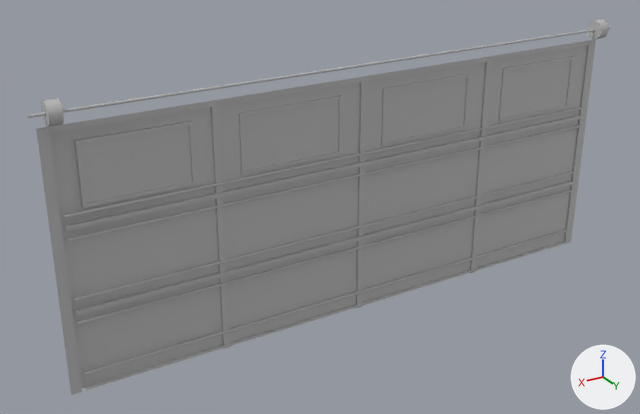
A saved change to the FBX model Assets/Art/CustomAssets/Garage/garageDoor.fbx.
Camera for both pictures: a camera (50 mm lens) standing at (3.96, 5.82, 4.03) and looking at (0.37, -0.15, 1.04). The axes (+X, +Y, +Z) are drawn at lower right. The lights are the same throughout. Where no turn or scale is listed for an object, it has been applied to the vertices.

The older version as bpy lines, for what is in view:
```python
me_mesh = bpy.data.meshes.new('Mesh')
me_mesh.from_pydata(...)  # 278 vertices, 215 faces; spans x -2.72..2.72, y -0.12..0.12, z -0.01..2.37
me_mesh.materials.append(mat_lambert1)  # grey #bcbcbc
ob_garagedoor = bpy.data.objects.new('garageDoor', me_mesh)
ob_garagedoor.location = (0.0, 0.0, 0.0)
```
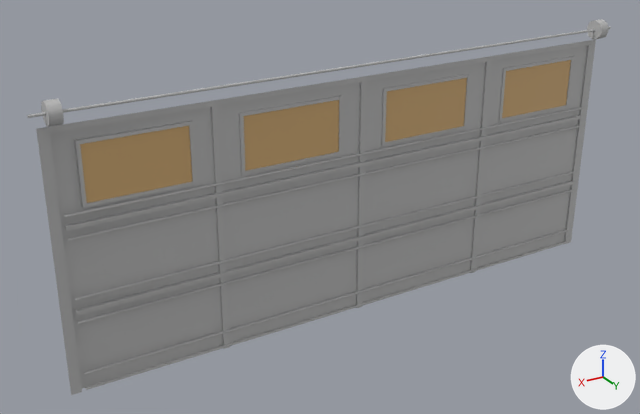
Location of each change, [x1, y1, x2, y2] in pixels of the pictures (640 x 414 px):
part 1 of me_mesh, recoloured: [80, 60, 571, 203] in both

Diff of the bpy script that builds the scene:
```diff
--- a/Assets/Art/CustomAssets/Garage/garageDoor.fbx.py
+++ b/Assets/Art/CustomAssets/Garage/garageDoor.fbx.py
@@ mat_lambert14 @@
+mat_lambert14 = principled_material('lambert14')
+mat_lambert14.base_color = (0.642, 0.414, 0.177)  # beige #d2ac75
@@ me_mesh @@
 me_mesh.from_pydata(...)  # 278 vertices, 215 faces; spans x -2.72..2.72, y -0.12..0.12, z -0.01..2.37
 # used by ob_garagedoor; location = (0.0, 0.0, 0.0)
+# me_mesh part 1: all 4 faces centred in x -1.96..1.96, y -0.09, z 1.76 switch from mat_lambert1 (grey #bcbcbc) to mat_lambert14 (beige #d2ac75)
```
